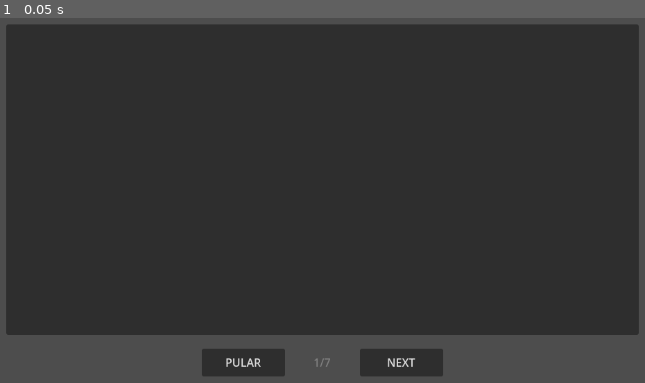
Above: before the commit, frame 1.
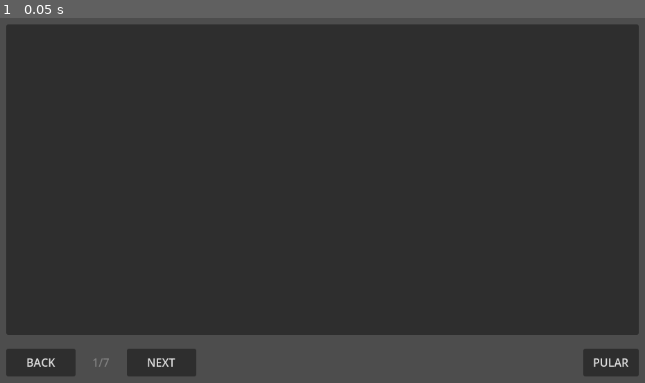
Above: after the commit, the same moment.

Repository: Slaxis/FlagFootballManager
Game: Godot game, scene res://game/modules/brasil_2026/ui/cutscene/cutscene.tscn
Same seed, same stepped clock (60 frames per second), same inputs: the game is played once before the commit and once after it. This scene is started directly instead of the project's main scene.
Inputs:
- Up to frame 1 (0.05 s): no input

The runs differ from the first frame. In frame 1, 4.1% of the frame differs, in the area x 0-100%, y 90-99%.

Commit message:
feat: cutscene back/skip, week summary popup, layout fixes
- Cutscene: BACK/NEXT/SKIP buttons (back disabled on first page,
  skip separated to right corner)
- Week summary popup after finalize: vitals before/after, money delta,
  synergy/collapse count, activity frequency breakdown
- i18n group labels: BRUTALIDADE/ATAQUE/DEFESA/GERAL in PT
- Fix stat.gd/skill.gd: preserve label as dict for i18n
- Column headers: label stays fixed, dropdown is separate (---)
- >> WEEK and CLEAR moved to small toolbar buttons next to title
- Removed ScrollContainer wrapper

Co-Authored-By: Claude Opus 4.6 (1M context) <noreply@anthropic.com>

Diff:
--- a/game/modules/brasil_2026/ui/cutscene/cutscene.gd
+++ b/game/modules/brasil_2026/ui/cutscene/cutscene.gd
@@ -1,25 +1,26 @@
 extends Control
 
-const T_NEXT: Dictionary = {"pt": "PRÓXIMO", "en": "NEXT"}
-const T_BEGIN: Dictionary = {"pt": "COMEÇAR", "en": "BEGIN"}
+const T_BACK: Dictionary = {"pt": "VOLTAR", "en": "BACK"}
+const T_NEXT: Dictionary = {"pt": "PROXIMO", "en": "NEXT"}
+const T_BEGIN: Dictionary = {"pt": "COMECAR", "en": "BEGIN"}
 const T_SKIP: Dictionary = {"pt": "PULAR", "en": "SKIP"}
-const T_NO_CUTSCENE: Dictionary = {"pt": "Nenhuma cutscene encontrada.", "en": "No cutscene found."}
 
 var _pages: Array[Dictionary] = []
 var _page_index: int = 0
 
 @onready var text_label: RichTextLabel = $Margin/VBox/TextPanel/Text
+@onready var btn_back: Button = $Margin/VBox/Buttons/BtnBack
 @onready var btn_next: Button = $Margin/VBox/Buttons/BtnNext
 @onready var btn_skip: Button = $Margin/VBox/Buttons/BtnSkip
 @onready var page_label: Label = $Margin/VBox/Buttons/PageLabel
 
 func _ready() -> void:
+	btn_back.pressed.connect(_on_back)
 	btn_next.pressed.connect(_on_next)
 	btn_skip.pressed.connect(_on_skip)
 	btn_skip.text = I18n.text(T_SKIP)
 	_load_pages()
 	if _pages.is_empty():
-		Log.log(self, "info", "Cutscene: no pages, skipping to home.")
 		_go_home()
 		return
 	_show_page()
@@ -28,7 +29,6 @@
 	var cutscene_jsons: Array[Dictionary] = Drive.list_json_by_group("cutscene")
 	if cutscene_jsons.is_empty():
 		return
-	# Use first cutscene found (modules can override)
 	var raw: Dictionary = cutscene_jsons[0]
 	var raw_pages: Variant = raw.get("pages", [])
 	if not raw_pages is Array:
@@ -47,8 +47,15 @@
 	text_label.text = ""
 	text_label.append_text(I18n.text(page.get("text", "")))
 	page_label.text = str(_page_index + 1) + "/" + str(_pages.size())
+	btn_back.text = I18n.text(T_BACK)
+	btn_back.disabled = _page_index == 0
 	var is_last: bool = _page_index >= _pages.size() - 1
 	btn_next.text = I18n.text(T_BEGIN) if is_last else I18n.text(T_NEXT)
+
+func _on_back() -> void:
+	if _page_index > 0:
+		_page_index -= 1
+		_show_page()
 
 func _on_next() -> void:
 	_page_index += 1
--- a/game/modules/brasil_2026/ui/cutscene/cutscene.tscn
+++ b/game/modules/brasil_2026/ui/cutscene/cutscene.tscn
@@ -40,22 +40,30 @@
 
 [node name="Buttons" type="HBoxContainer" parent="Margin/VBox"]
 layout_mode = 2
-alignment = 1
-theme_override_constants/separation = 24
+theme_override_constants/separation = 12
 
-[node name="BtnSkip" type="Button" parent="Margin/VBox/Buttons"]
+[node name="BtnBack" type="Button" parent="Margin/VBox/Buttons"]
 layout_mode = 2
-custom_minimum_size = Vector2(120, 40)
-text = "SKIP"
+custom_minimum_size = Vector2(100, 40)
+text = "BACK"
 
 [node name="PageLabel" type="Label" parent="Margin/VBox/Buttons"]
 layout_mode = 2
-custom_minimum_size = Vector2(60, 0)
+custom_minimum_size = Vector2(50, 0)
 theme_override_colors/font_color = Color(0.5, 0.5, 0.5, 1)
 text = "1/7"
 horizontal_alignment = 1
 
 [node name="BtnNext" type="Button" parent="Margin/VBox/Buttons"]
 layout_mode = 2
-custom_minimum_size = Vector2(120, 40)
+custom_minimum_size = Vector2(100, 40)
 text = "NEXT"
+
+[node name="SkipSpacer" type="Control" parent="Margin/VBox/Buttons"]
+layout_mode = 2
+size_flags_horizontal = 3
+
+[node name="BtnSkip" type="Button" parent="Margin/VBox/Buttons"]
+layout_mode = 2
+custom_minimum_size = Vector2(80, 40)
+text = "SKIP"
--- a/game/modules/brasil_2026/ui/player_home/player_home.gd
+++ b/game/modules/brasil_2026/ui/player_home/player_home.gd
@@ -42,6 +42,12 @@
 const T_FRIDGE: Dictionary = {"pt": "Geladeira", "en": "Fridge"}
 const T_WARDROBE: Dictionary = {"pt": "Armario", "en": "Wardrobe"}
 const T_NOT_IMPL: Dictionary = {"pt": " -- nao implementado", "en": " -- not yet implemented"}
+const T_SUMMARY: Dictionary = {"pt": "RESUMO DA SEMANA", "en": "WEEK SUMMARY"}
+const T_CLOSE: Dictionary = {"pt": "FECHAR", "en": "CLOSE"}
+const T_COLLAPSES: Dictionary = {"pt": "Colapsos", "en": "Collapses"}
+const T_SYNERGIES: Dictionary = {"pt": "Sinergias", "en": "Synergies"}
+const T_MONEY_CHANGE: Dictionary = {"pt": "Saldo", "en": "Balance"}
+const T_ACTIVITIES: Dictionary = {"pt": "Atividades", "en": "Activities"}
 
 const VITAL_NAMES: Dictionary = {
 	"energy":  {"pt": "Energia", "en": "Energy"},
@@ -70,6 +76,12 @@
 var _day_slot_index: Dictionary = {}    # "day" -> int (next slot to resolve)
 var _updating_column: bool = false
 var _vital_bars: Dictionary = {}
+# Week tracking
+var _week_collapses: int = 0
+var _week_synergies: int = 0
+var _week_money_start: int = 0
+var _week_vitals_start: Dictionary = {}
+var _week_activities: Dictionary = {}  # activity_id -> count
 var _vital_labels: Dictionary = {}
 var _vital_value_labels: Dictionary = {}
 var _effects: Array[Dictionary] = []
@@ -105,6 +117,7 @@
 	_update_vitals()
 	btn_next_week.pressed.connect(_on_next_week)
 	btn_clear.pressed.connect(_on_clear)
+	_reset_week_tracking()
 	_log(I18n.text(T_WELCOME), COLOR_DEFAULT)
 
 # --- Text ---
@@ -505,13 +518,15 @@
 	money += money_delta
 
 	# Determine color: green=synergy, yellow=normal, red=collapse
+	var is_synergy: bool = not collapsed and modifier > 1.01
 	var outcome_color: Color
 	if collapsed:
 		outcome_color = COLOR_COLLAPSE
-	elif modifier > 1.01:
+	elif is_synergy:
 		outcome_color = COLOR_SYNERGY
 	else:
 		outcome_color = COLOR_NORMAL
+	_track_slot(act, collapsed, is_synergy)
 
 	# Update state
 	The.session["vitals"] = vitals
@@ -569,6 +584,9 @@
 	_update_header()
 	_update_effects()
 	_log("--- " + I18n.text(T_WEEK) + " " + str(The.session["week"]) + " ---", COLOR_DEFAULT)
+
+	_show_week_summary()
+	_reset_week_tracking()
 
 	# Reset grid for next week
 	for day_id: String in DAYS:
@@ -608,6 +626,85 @@
 		label.add_theme_font_size_override("font_size", 12)
 		effects_bar.add_child(label)
 
+# --- Week tracking ---
+
+func _reset_week_tracking() -> void:
+	_week_collapses = 0
+	_week_synergies = 0
+	_week_money_start = int(The.session.get("money", 0))
+	_week_vitals_start = The.session.get("vitals", {}).duplicate()
+	_week_activities.clear()
+
+func _track_slot(act: Dictionary, collapsed: bool, synergy: bool) -> void:
+	if collapsed:
+		_week_collapses += 1
+	if synergy:
+		_week_synergies += 1
+	var act_id: String = String(act.get("id", "?"))
+	_week_activities[act_id] = int(_week_activities.get(act_id, 0)) + 1
+
+func _show_week_summary() -> void:
+	var vitals_now: Dictionary = The.session.get("vitals", {})
+	var money_now: int = int(The.session.get("money", 0))
+	var money_delta: int = money_now - _week_money_start
+	var week_num: int = int(The.session.get("week", 1)) - 1  # just finished this week
+
+	# Build summary text
+	var lines: Array[String] = []
+	lines.append("[b]" + I18n.text(T_SUMMARY) + " " + str(week_num) + "[/b]")
+	lines.append("")
+
+	# Vitals comparison
+	for vid: String in vitals_now:
+		var before: int = int(_week_vitals_start.get(vid, 0))
+		var after: int = int(vitals_now[vid])
+		var diff: int = after - before
+		var prefix: String = "+" if diff > 0 else ""
+		var vname: String = I18n.text(VITAL_NAMES.get(vid, vid))
+		lines.append(vname + ": " + str(before) + " -> " + str(after) + " (" + prefix + str(diff) + ")")
+
+	lines.append("")
+
+	# Money
+	var m_prefix: String = "+" if money_delta >= 0 else ""
+	lines.append(I18n.text(T_MONEY_CHANGE) + ": R$" + str(_week_money_start) + " -> R$" + str(money_now) + " (" + m_prefix + "R$" + str(money_delta) + ")")
+
+	lines.append("")
+
+	# Stats
+	lines.append(I18n.text(T_SYNERGIES) + ": " + str(_week_synergies) + "  |  " + I18n.text(T_COLLAPSES) + ": " + str(_week_collapses))
+
+	# Top activities
+	if not _week_activities.is_empty():
+		lines.append("")
+		lines.append("[b]" + I18n.text(T_ACTIVITIES) + "[/b]")
+		var sorted_acts: Array[Dictionary] = []
+		for act_id: String in _week_activities:
+			sorted_acts.append({"id": act_id, "count": _week_activities[act_id]})
+		sorted_acts.sort_custom(func(a: Dictionary, b: Dictionary) -> bool:
+			return int(a["count"]) > int(b["count"]))
+		for entry: Dictionary in sorted_acts:
+			var act_data: Dictionary = _activity_def.get_activity(entry["id"])
+			var act_name: String = I18n.text(act_data.get("name", entry["id"]))
+			lines.append("  " + act_name + " x" + str(entry["count"]))
+
+	# Create popup
+	var popup: AcceptDialog = AcceptDialog.new()
+	popup.title = I18n.text(T_SUMMARY)
+	popup.ok_button_text = I18n.text(T_CLOSE)
+	popup.min_size = Vector2(400, 300)
+
+	var rtl: RichTextLabel = RichTextLabel.new()
+	rtl.bbcode_enabled = true
+	rtl.custom_minimum_size = Vector2(380, 250)
+	rtl.text = "\n".join(lines)
+	popup.add_child(rtl)
+
+	add_child(popup)
+	popup.popup_centered()
+	popup.confirmed.connect(popup.queue_free)
+	popup.canceled.connect(popup.queue_free)
+
 # --- Log ---
 
 func _log(text: String, color: Color = COLOR_DEFAULT) -> void:
